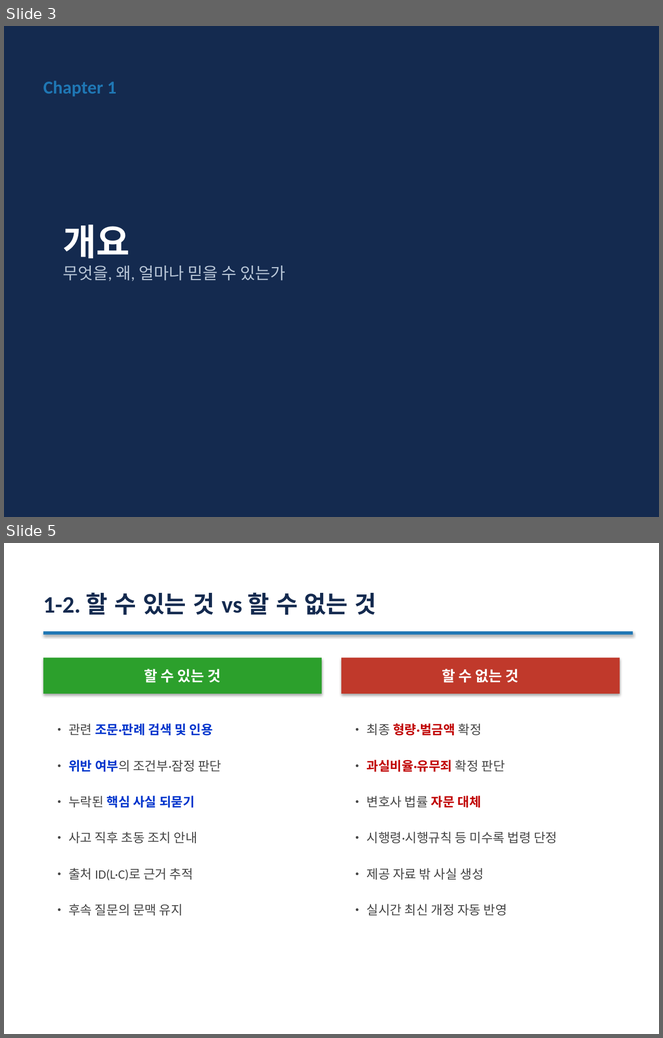
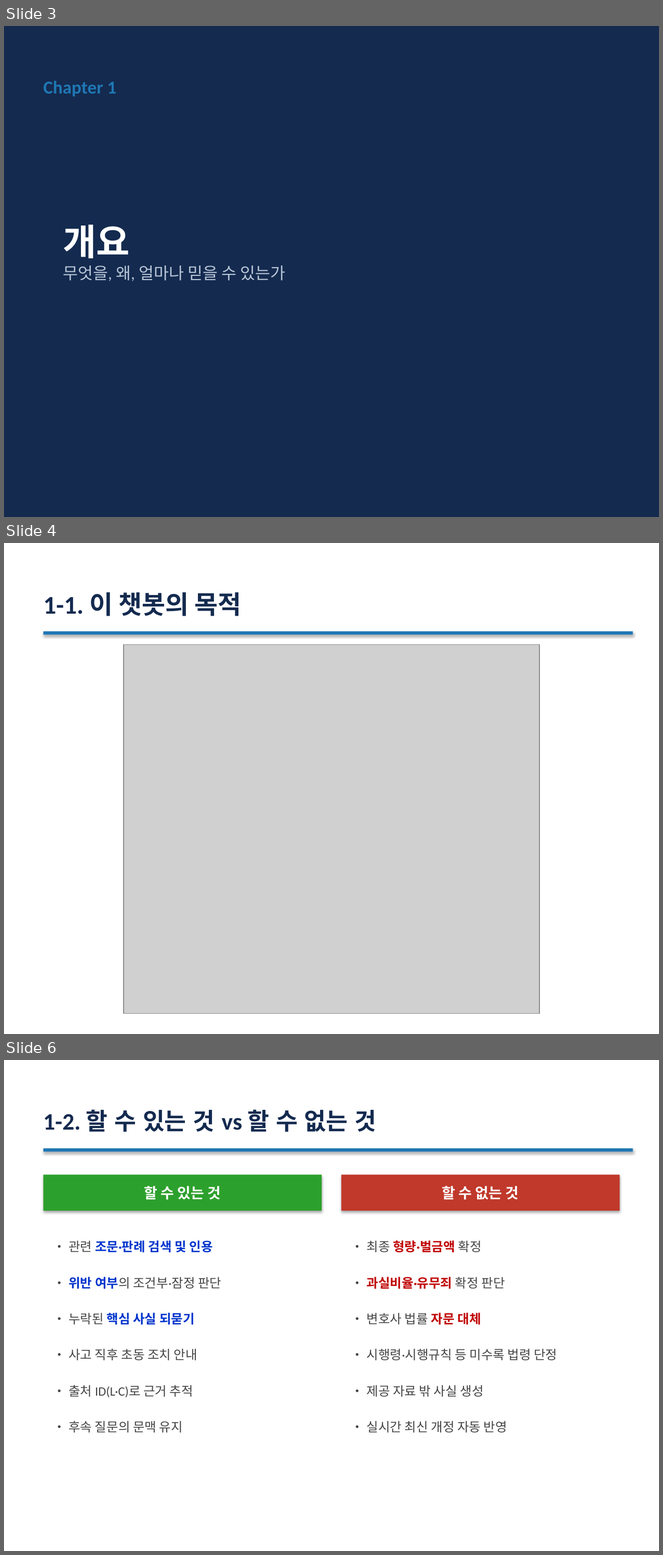
Before and after one commit to JVS-HADEV/test_repo, a slide deck: doitmyself/docs/traffic_law_z_overview.pptx. Shown one above the other, each under a label of ours: slides 3 and 5 before the commit, slides 3, 4 and 6 after it; the slides between them are not shown. The pictures are 663x1038 and 663x1555 pixels, drawn with LibreOffice and Linux fonts; fonts in the diff are those of the drawing; grey boxes stand for pictures. Boxes give left, top, right and bottom in pixels: in the first picture for what was removed or moved away, otherwise in the second. Text is boxed around its words. In the diff, an @@ line names an element or a change of style, - is before the commit and + after.

```diff
--- a/doitmyself/docs/traffic_law_z_overview.pptx
+++ b/doitmyself/docs/traffic_law_z_overview.pptx
@@ slide 4 added at (4,543,659,1034), background #FFFFFF @@
@@ title added at (44,592,242,616), 28 pt, text #142A4F, bold @@
+1-1. 이 챗봇의 목적
@@ rectangle added at (44,631,633,635), fill #1F77B4 @@
@@ picture added at (124,644,540,1014) @@
@@ what was slide 5 is now slide 6 @@
```
Also in this commit, not shown: 7 slides changed, 4 other slides added, 5 other files.
